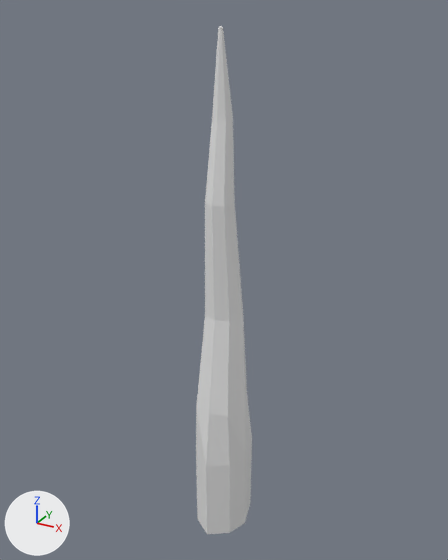
The Blender file BlenderModels/KrackenTentacle.blend, before and after one commit.
Camera for both pictures: a 50 mm lens placed at (8.11, -14.72, 13.96), pointed at (-0.18, 0.33, 6.43). Arrows for +X, +Y and +Z are at lower left; the lights stay in place. The first picture is the older version.
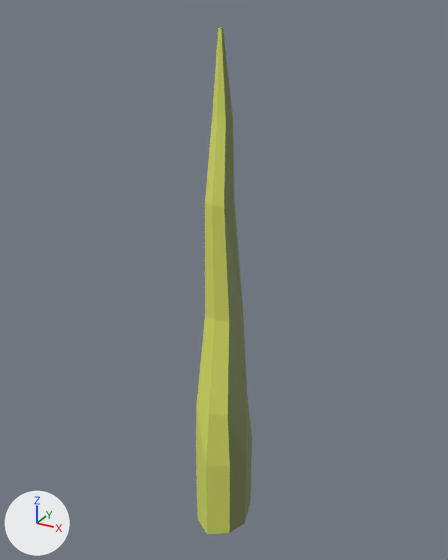
Commit message: Add colors to the kracken tentacles

Changed parts and their boxes [x1, y1, x2, y2] in the pictures (448 x 560 px):
part 1 of me_cylinder, recoloured (white to green)
    both: [219, 26, 235, 206]
part 2 of me_cylinder, recoloured (white to green)
    both: [228, 396, 252, 533]
part 3 of me_cylinder, recoloured (white to green)
    both: [224, 201, 247, 415]
part 4 of me_cylinder, recoloured (white to yellow)
    both: [196, 406, 230, 534]
part 5 of me_cylinder, recoloured (white to yellow)
    both: [196, 203, 229, 416]
part 6 of me_cylinder, recoloured (white to yellow)
    both: [205, 28, 226, 206]

Diff of the bpy script that builds the scene:
```diff
--- a/BlenderModels/KrackenTentacle.blend.py
+++ b/BlenderModels/KrackenTentacle.blend.py
@@ mat_material_001 @@
+mat_material_001 = principled_material('Material.001')
+mat_material_001.base_color = (0.192, 0.233, 0.086)  # green #798553
@@ mat_material_002 @@
+mat_material_002 = principled_material('Material.002')
+mat_material_002.base_color = (0.734, 0.8, 0.139)  # yellow #dee768
@@ me_cylinder @@
 me_cylinder.from_pydata(...)  # 65 vertices, 65 faces; spans x -0.9..0.9, y -1.2..1.2, z -2.3..13.5
 # used by ob_cylinder; location = (0.0, 0.0, 0.0)
+# me_cylinder part 1: 20 of the faces centred in x -0.3..0.3, y -0.3..0.2, z 10.1..13.5 switch from no material to mat_material_001 (green #798553)
+# me_cylinder part 2: 19 of the faces centred in x -0.8..0.8, y -0.4..1.0, z -2.3..1.5 switch from no material to mat_material_001 (green #798553)
+# me_cylinder part 3: 12 of the faces centred in x -0.6..0.6, y -0.3..0.7, z 4.0..7.3 switch from no material to mat_material_001 (green #798553)
+# me_cylinder part 4: all 6 faces centred in x -0.3..0.3, y -1.0..-0.9, z -1.6..1.5 switch from no material to mat_material_002 (yellow #dee768)
+# me_cylinder part 5: all 4 faces centred in x -0.2..0.2, y -0.7..-0.5, z 4.0..7.3 switch from no material to mat_material_002 (yellow #dee768)
+# me_cylinder part 6: all 4 faces centred in x -0.1..0.1, y -0.4..-0.3, z 10.1..12.4 switch from no material to mat_material_002 (yellow #dee768)
```
